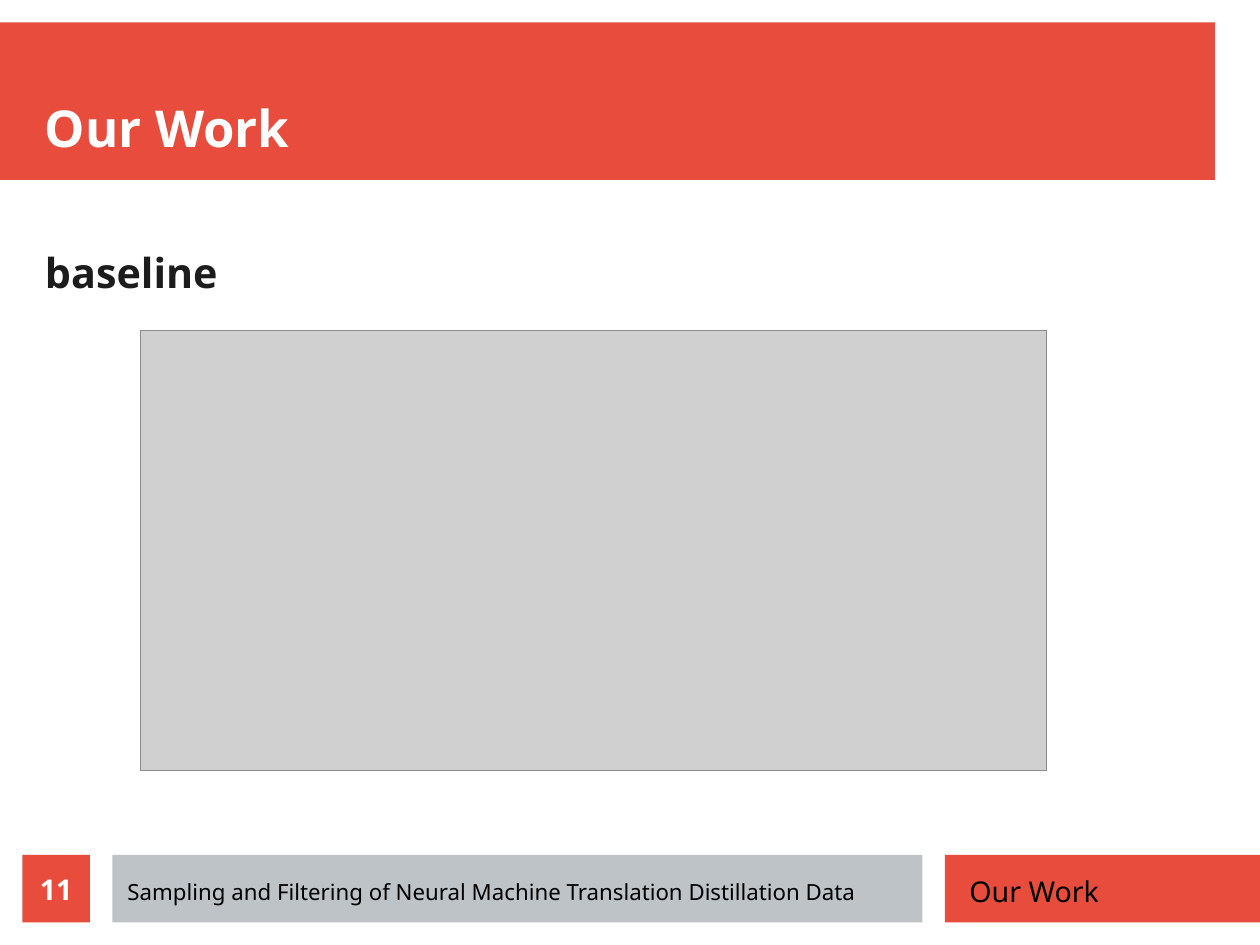
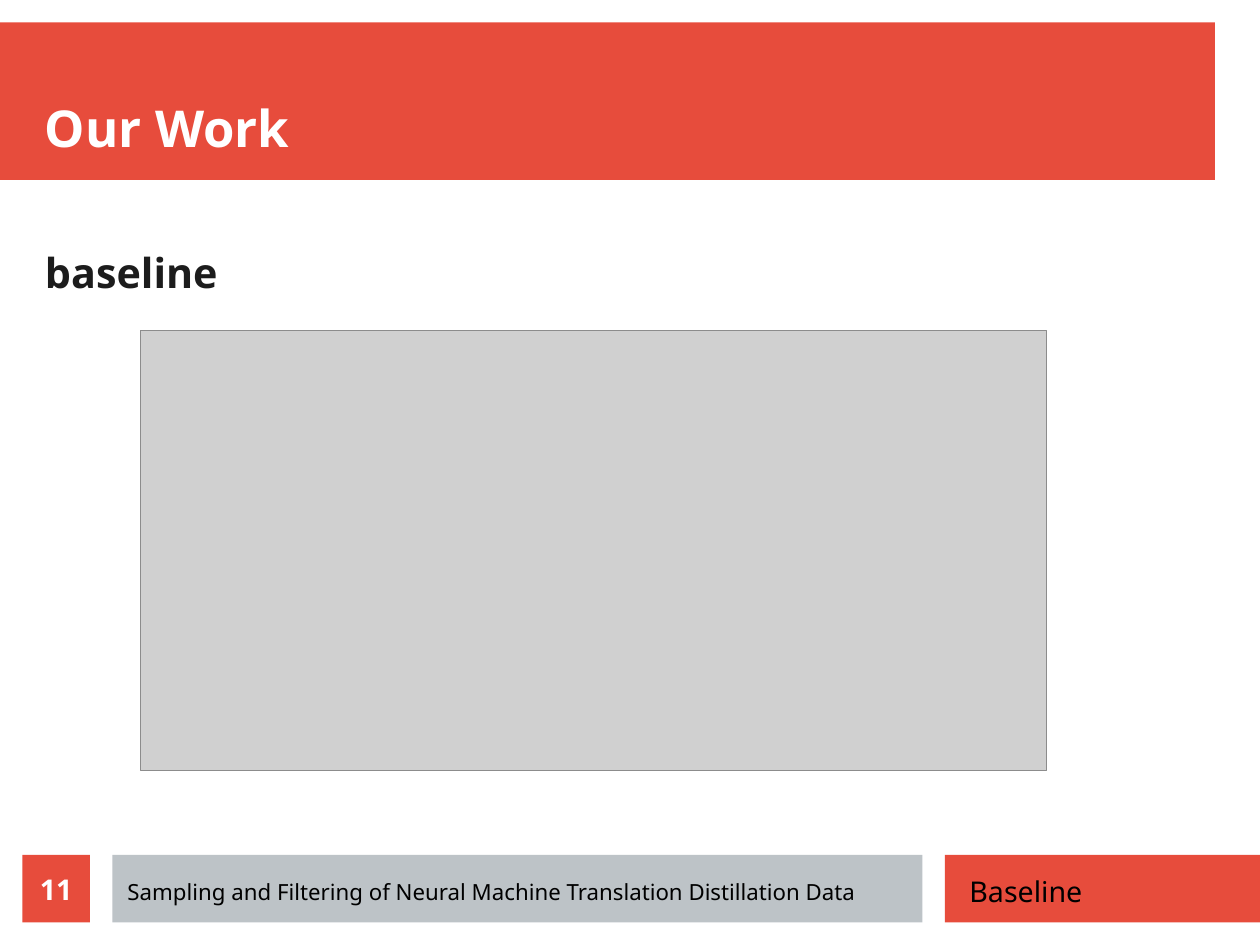
Before and after one commit to zouharvi/reference-mt-distill, a slide deck: slide 11 of meta/final_presentation.odp. Drawn at 1260x945 pixels with LibreOffice and Linux fonts; fonts in the diff are those of the drawing; grey boxes stand for pictures. Boxes give left, top, right and bottom in pixels: in the first picture for what was removed or moved away, otherwise in the second. Text is boxed around its words. In the diff, an @@ line names an element or a change of style, - is before the commit and + after.

```diff
--- a/meta/final_presentation.odp
+++ b/meta/final_presentation.odp
@@ text at bbox=[969, 880, 1082, 903]: text changed @@
-Our Work
+Baseline
```
Also in this commit, not shown: 10 other slides changed.
